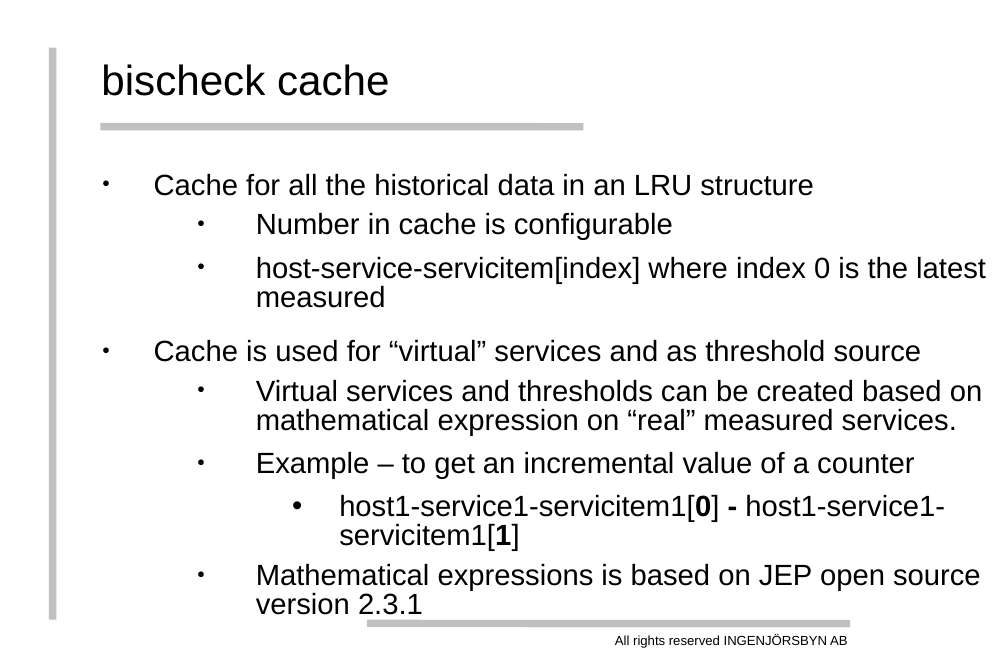
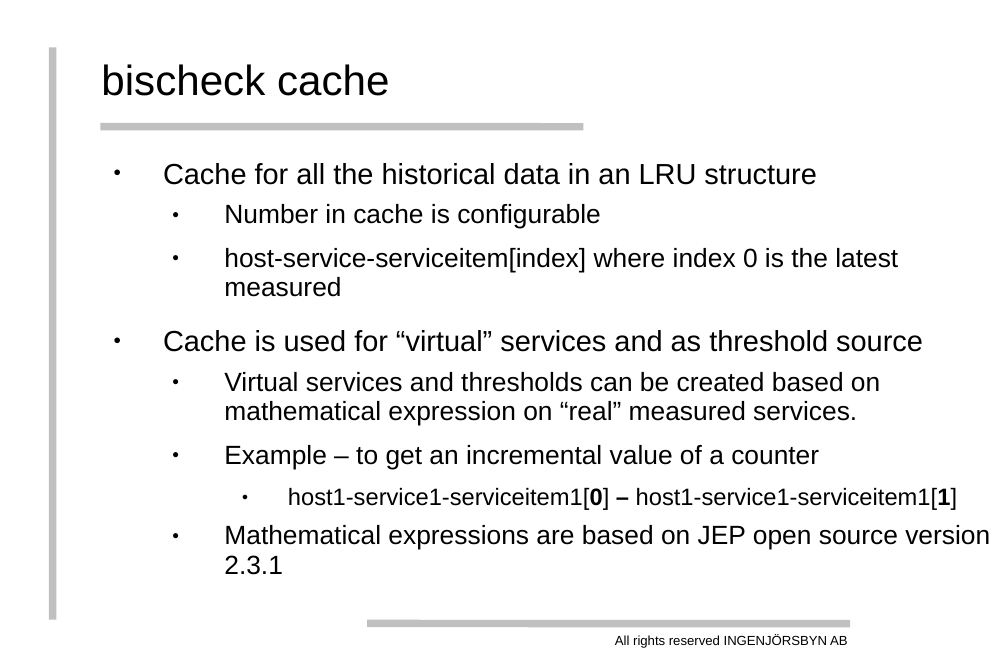
Before and after one commit to thenodon/bischeck, a slide deck: slide 20 of doc/bischeck.ppt. Drawn at 1008x672 pixels with LibreOffice and Linux fonts; fonts in the diff are those of the drawing; background and template pictures are left out. Boxes give left, top, right and bottom in pixels: in the first picture for what was removed or moved away, otherwise in the second. Text is boxed around its words. In the diff, an @@ line names an element or a change of style, - is before the commit and + after.

```diff
--- a/doc/bischeck.ppt
+++ b/doc/bischeck.ppt
@@ text "Cache for all the historical ...": place and size @@
-text "Cache for all the historical ..." at [154, 173, 986, 615]
+text "Cache for all the historical ..." at [163, 163, 990, 575]
@@ text at [163, 163, 923, 469]: size 22.2 to 22 pt in "Cache for all the historical data in ...", "Cache is used for “virtual” services and ..."; size 22.2 to 20 pt in "Number in cache is configurable", "Virtual services and thresholds can be created ...", "Example – to get an incremental value ..."; indent changed; line spacing 0.83 to 0.93 @@
@@ text at [224, 248, 898, 297]: text changed; size 22.2 to 20 pt @@
-  ● host-service-servicitem[index] where index 0 is the latest measured
+  ● host-service-serviceitem[index] where index 0 is the latest measured
@@ text at [224, 487, 990, 575]: text changed; size 22.2 to 18 pt @@
-    • host1-service1-servicitem1[0] - host1-service1-servicitem1[1]
-  ● Mathematical expressions is based on JEP open source version 2.3.1
+    ● host1-service1-serviceitem1[0] – host1-service1-serviceitem1[1]
+  ● Mathematical expressions are based on JEP open source version 2.3.1
```
Also in this commit, not shown: 20 other slides changed, 1 slide added, 1 slide removed, 1 other file.
